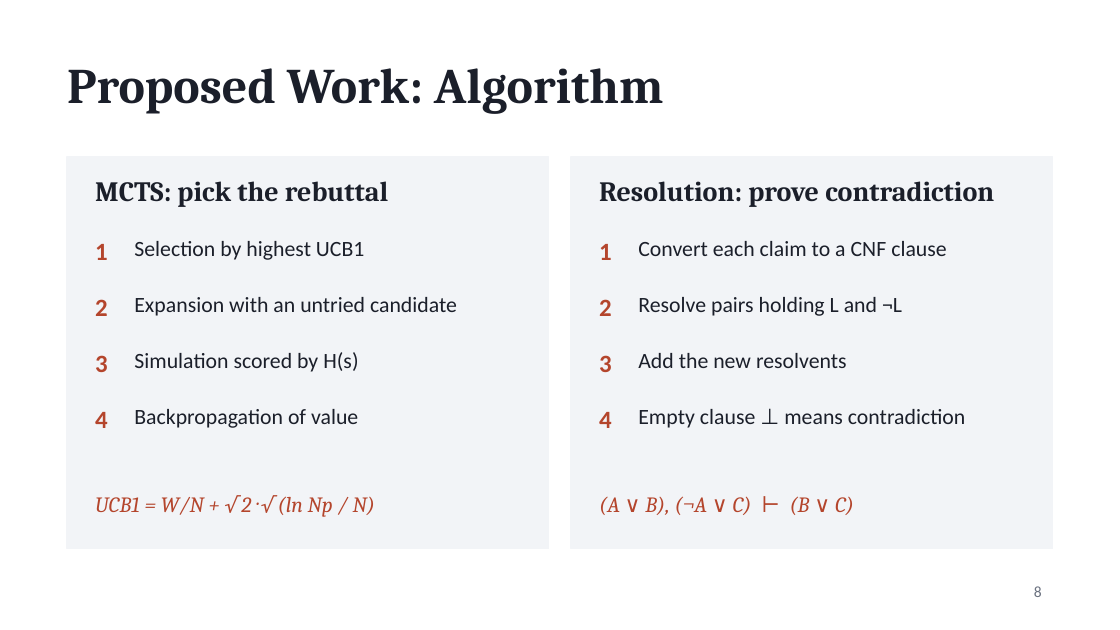
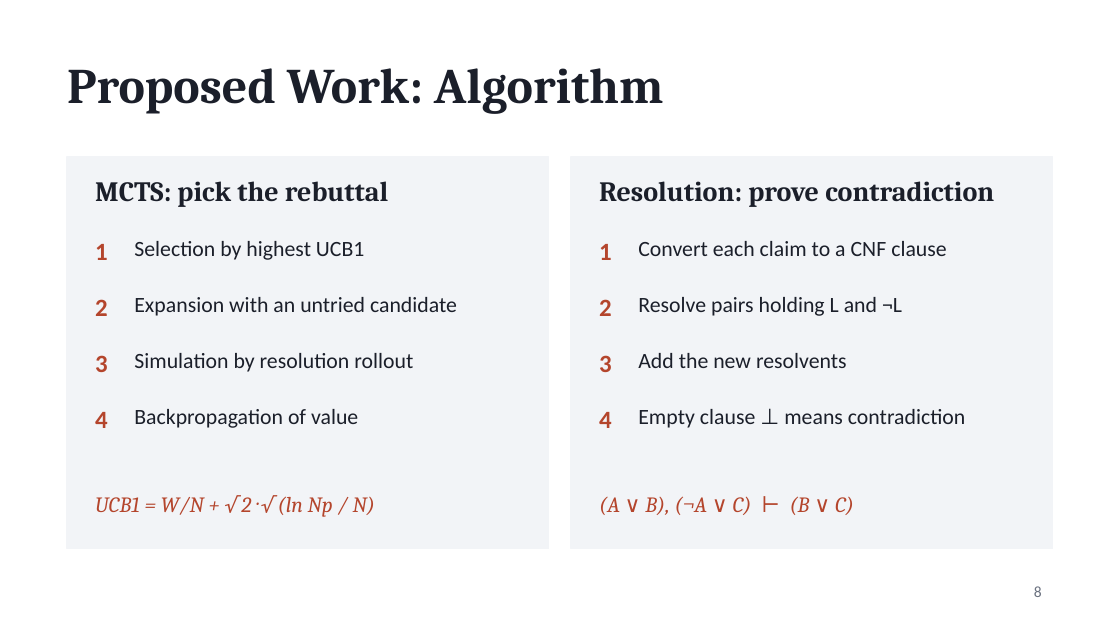
Before and after one commit to AdhithyaSivaraj/Agentic-Debate-Prep-Arena-Using-MCTS, a slide deck: slide 8 of Agentic_Debate_Arena.pptx. Drawn at 1120x630 pixels with LibreOffice and Linux fonts; fonts in the diff are those of the drawing. Boxes give left, top, right and bottom in pixels: in the first picture for what was removed or moved away, otherwise in the second. Text is boxed around its words. In the diff, an @@ line names an element or a change of style, - is before the commit and + after.

```diff
--- a/Agentic_Debate_Arena.pptx
+++ b/Agentic_Debate_Arena.pptx
@@ text at (134,353,413,372): text changed @@
-Simulation scored by H(s)
+Simulation by resolution rollout
```
Also in this commit, not shown: 6 other slides changed.
